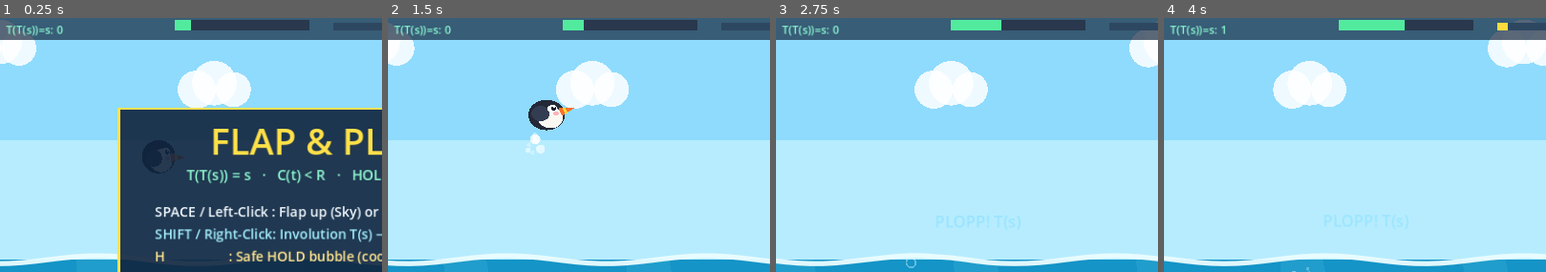
Above: before the commit, frames 1-4 (left to right).
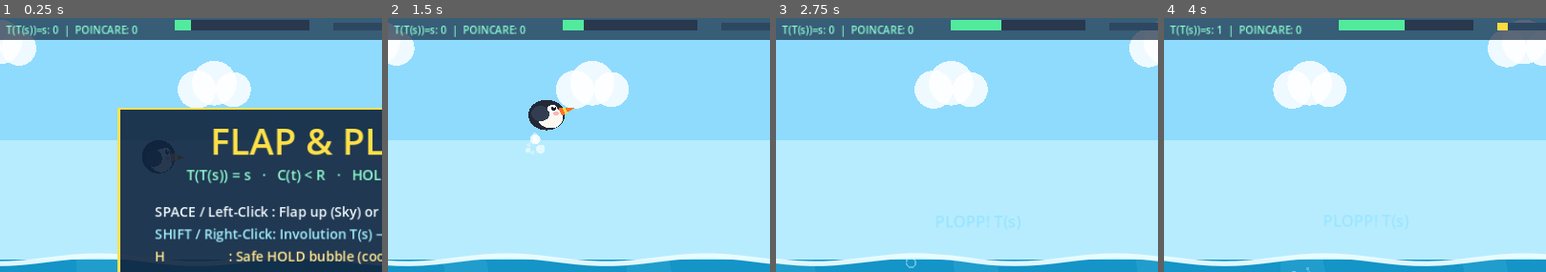
Above: after the commit, the same moments.

Repository: sololys/flap-plopp
Game: Godot game, scene res://scenes/main.tscn
Two runs of this game, one before a commit and one after it. Both use one fixed random seed, a clock stepped at 60 frames per second and the inputs below.
Inputs (mouse positions are % of the whole screen's width and height, from its top left):
- Up to frame 1 (0.25 s): no input
- Up to frame 2 (1.5 s): tap Enter at 0.5, 0.8, 1.35 s; move the mouse to (72, 45) at 0.52 s; hold Up 0.53-1.28 s; tap Shift at 0.6 s; click (72, 45) at 0.67 s; tap Space at 0.77, 1.07 s; move the mouse to (30, 55) at 1.27 s; hold Down from 1.28 s (still down); click (30, 55) at 1.42 s
- Up to frame 3 (2.75 s): tap Space at 1.52, 1.55, 1.82, 2.1 s; move the mouse to (60, 28) at 2.02 s; release Down at 2.03 s; hold Up from 2.03 s (still down); click (60, 28) at 2.17 s; tap Shift at 2.3 s
- Up to frame 4 (4 s): move the mouse to (45, 70) at 2.77 s; tap Shift at 2.85 s; click (45, 70) at 2.92 s; tap Space at 3.02, 3.32, 3.77, 3.8 s; tap Enter at 3.05, 3.6 s; move the mouse to (80, 65) at 3.52 s; release Up at 3.53 s; hold Down from 3.53 s (still down); click (80, 65) at 3.67 s
The pictures show only the part of the screen within x 2-52%, y 6-56%; the shares and areas given below are measured in that part.

The runs differ from the first frame. In frame 1, 0.7% of the frame differs, in the area x 2-36%, y 3-8%; in frame 2, 0.7%; in frame 3, 0.7%; in frame 4, 0.7%.

Commit message:
Add Poincare Return epsilon-neighborhood detection & HUD/witness logging (tri-stack PASS)

Diff:
--- a/scripts/game_core.gd
+++ b/scripts/game_core.gd
@@ -55,9 +55,13 @@
 var kill_reason: String = ""        # "OVERLOAD_C_GE_R" or "COLLISION_BONK"
 var shift_parity: int = 0           # Counts half-flips; every 2nd flip completes T(T(s)) = s
 var involutions_completed: int = 0
+var poincare_origin_y: float = -1.0 # Recorded y0 when leaving SKY/SEA on first half-flip
+var poincare_returns: int = 0       # Completed T(T(s))=s returning within epsilon of y0
 var hold_entries: int = 0
 var kill_count: int = 0
 var witness_log: Array[Dictionary] = [] # Append-only log (never erased on retry)
+
+const POINCARE_EPSILON_PX := 36.0
 
 var score: int = 0
 var best_score: int = 0
@@ -134,6 +138,7 @@
 	load_c = 12.0
 	kill_reason = ""
 	shift_parity = 0
+	poincare_origin_y = -1.0
 	scroll_speed = BASE_SPEED + float(current_chapter()["speed_bonus"])
 	spawn_timer = 0.95
 	obstacles.clear()
@@ -279,16 +284,18 @@
 		events.append({"type": "flap", "x": PLAYER_X, "y": player_y})
 
 # SHIFT: applies exact involution T(s); every 2nd shift completes T(T(s)) = s!
+# If the return altitude lands within POINCARE_EPSILON_PX of y0, awards a Poincare Return!
 func action_shift() -> bool:
 	if mode != Mode.PLAYING or shift_cooldown > 0.0:
 		return false
+	var y_before_shift := player_y
 	medium = apply_involution_T(medium)
 	in_water = (medium == Medium.SEA)
 	shifts_used += 1
 	shift_parity += 1
 	shift_cooldown = 0.14
 
-	var near_surface := absf(player_y - WATER_Y) < 75.0
+	var near_surface := absf(y_before_shift - WATER_Y) < 75.0
 	if in_water:
 		if player_y < WATER_Y + 18.0:
 			player_y = WATER_Y + 18.0
@@ -300,9 +307,11 @@
 		player_vy = SHIFT_LAUNCH_VEL
 		events.append({"type": "splash", "x": PLAYER_X, "y": WATER_Y, "near_surface": near_surface})
 
-	# Clean SHIFT cools C(t); completing a full T(T(s)) = s loop gives extra cooling + bonus!
+	# Clean SHIFT cools C(t); completing a full T(T(s)) = s loop checks Poincare Return!
 	load_c = maxf(0.0, load_c - (12.0 if near_surface else 6.0))
-	if shift_parity % 2 == 0:
+	if shift_parity % 2 == 1:
+		poincare_origin_y = y_before_shift
+	else:
 		involutions_completed += 1
 		load_c = maxf(0.0, load_c - 10.0)
 		var inv_pts := 10 * combo
@@ -313,6 +322,19 @@
 			"y": WATER_Y - 38.0,
 			"points": inv_pts,
 		})
+		if poincare_origin_y >= 0.0 and absf(y_before_shift - poincare_origin_y) <= POINCARE_EPSILON_PX:
+			poincare_returns += 1
+			load_c = maxf(0.0, load_c - 15.0)
+			var p_pts := 30 * combo
+			score += p_pts
+			_append_witness("POINCARE_RETURN", "dy=%d" % int(round(absf(y_before_shift - poincare_origin_y))))
+			events.append({
+				"type": "poincare",
+				"x": PLAYER_X + 24.0,
+				"y": poincare_origin_y,
+				"points": p_pts,
+			})
+		poincare_origin_y = -1.0
 
 	if near_surface:
 		combo = mini(combo + 1, 8)
--- a/scripts/main.gd
+++ b/scripts/main.gd
@@ -158,6 +158,17 @@
 					"life": 0.95,
 					"color": Color(0.45, 1.0, 0.76),
 				})
+			"poincare":
+				sfx_pickup.pitch_scale = 1.32
+				sfx_pickup.play()
+				_spawn_burst(ex, ey, 16, Color(1.0, 0.90, 0.36), 210.0)
+				popups.append({
+					"text": "POINCARE RETURN! +%d" % int(ev["points"]),
+					"x": ex,
+					"y": ey - 28.0,
+					"life": 1.15,
+					"color": Color(1.0, 0.92, 0.38),
+				})
 			"combo":
 				popups.append({
 					"text": "SHIFT x%d +%d" % [int(ev["combo"]), int(ev["points"])],
@@ -452,7 +463,7 @@
 	var ch: Dictionary = core.current_chapter()
 	draw_rect(Rect2(16, 12, 928, 52), Color(0.06, 0.13, 0.22, 0.68))
 	draw_string(font, Vector2(28, 36), "SCORE: %d" % core.score, HORIZONTAL_ALIGNMENT_LEFT, -1, 19, Color(1.0, 0.96, 0.85))
-	draw_string(font, Vector2(28, 56), "T(T(s))=s: %d" % core.involutions_completed, HORIZONTAL_ALIGNMENT_LEFT, -1, 14, Color(0.54, 0.98, 0.82))
+	draw_string(font, Vector2(28, 56), "T(T(s))=s: %d  |  POINCARE: %d" % [core.involutions_completed, core.poincare_returns], HORIZONTAL_ALIGNMENT_LEFT, -1, 13, Color(0.54, 0.98, 0.82))
 
 	if core.combo > 1:
 		draw_string(font, Vector2(170, 36), "x%d!" % core.combo, HORIZONTAL_ALIGNMENT_LEFT, -1, 20, Color(1.0, 0.86, 0.20))
--- a/tests/test_game_core_headless.gd
+++ b/tests/test_game_core_headless.gd
@@ -27,12 +27,15 @@
 	core.action_flap_or_dive()
 	_assert(core.mode == FlapPloppCore.Mode.PLAYING, "6. Banner -> PLAYING")
 
-	# Law 1 in play: two SHIFTs complete one involution T(T(s)) = s and return to SKY
+	# Law 1 in play: two SHIFTs complete one involution T(T(s)) = s and a Poincare Return
 	var m0: int = core.medium
+	core.player_y = 310.0
 	_assert(core.action_shift() and core.medium != m0, "7. First SHIFT flips SKY -> SEA")
 	core.shift_cooldown = 0.0
+	core.player_y = 330.0 # Within POINCARE_EPSILON_PX (36 px) of origin y0 = 310.0
 	_assert(core.action_shift() and core.medium == m0, "8. Second SHIFT completes T(T(s)) = s -> SKY")
 	_assert(core.involutions_completed == 1, "9. Involution counter incremented")
+	_assert(core.poincare_returns == 1, "9b. Poincare Return triggered within epsilon neighborhood")
 
 	# Law 3: HOLD preserves state and NEVER exits merely because time passes
 	core.load_c = 60.0
